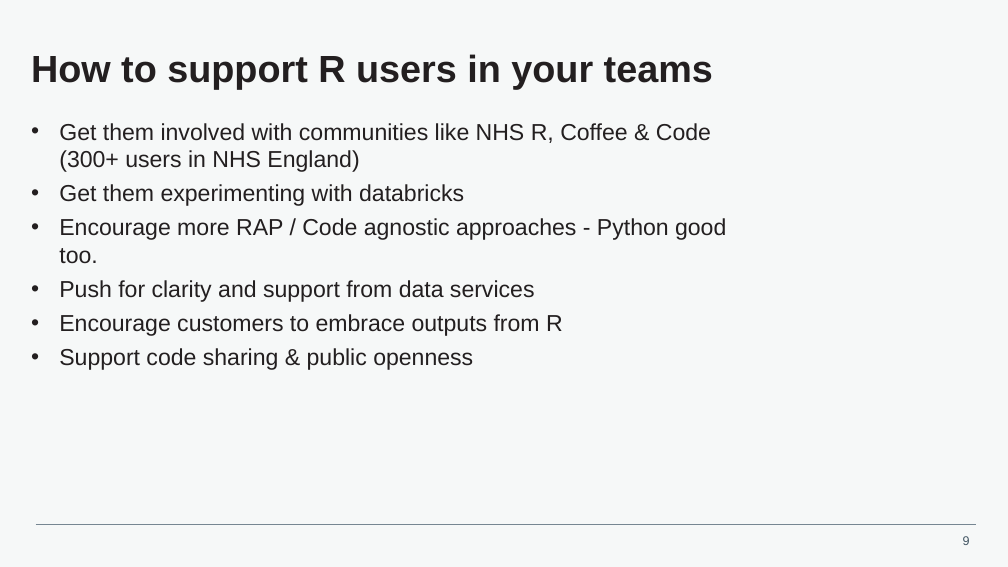
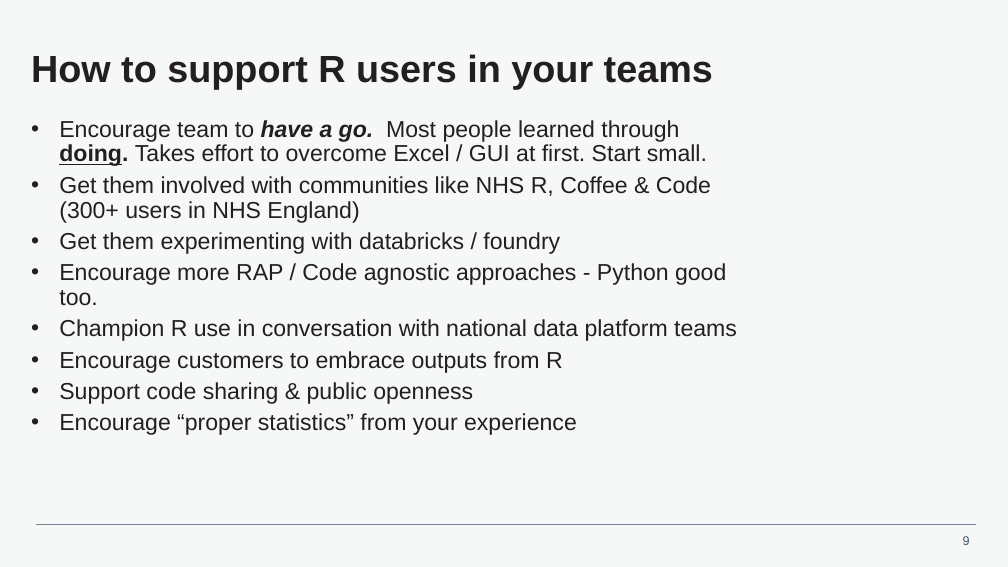
Before and after one commit to aporter121/r-stuff, a slide deck: slide 9 of Thoughts on R for regional leads.pptx. Drawn at 1008x567 pixels with LibreOffice and Linux fonts; fonts in the diff are those of the drawing. Boxes give left, top, right and bottom in pixels: in the first picture for what was removed or moved away, otherwise in the second. Text is boxed around its words. In the diff, an @@ line names an element or a change of style, - is before the commit and + after.

```diff
--- a/Thoughts on R for regional leads.pptx
+++ b/Thoughts on R for regional leads.pptx
@@ text at (x1=59, y1=120, x2=707, y2=166): paragraph added @@
+• Encourage team to have a go. Most people learned through doing. Takes effort to overcome Excel / GUI at first. Start small.
@@ text at (x1=59, y1=176, x2=726, y2=404): line spacing 1 to 0.9 @@
@@ text at (x1=59, y1=232, x2=560, y2=254): text changed @@
-• Get them experimenting with databricks
+• Get them experimenting with databricks / foundry
@@ text at (x1=59, y1=319, x2=737, y2=341): text changed @@
-• Push for clarity and support from data services
+• Champion R use in conversation with national data platform teams
@@ text at (x1=59, y1=413, x2=577, y2=435): paragraph added @@
+• Encourage “proper statistics” from your experience
```
Also in this commit, not shown: 4 other slides changed.
